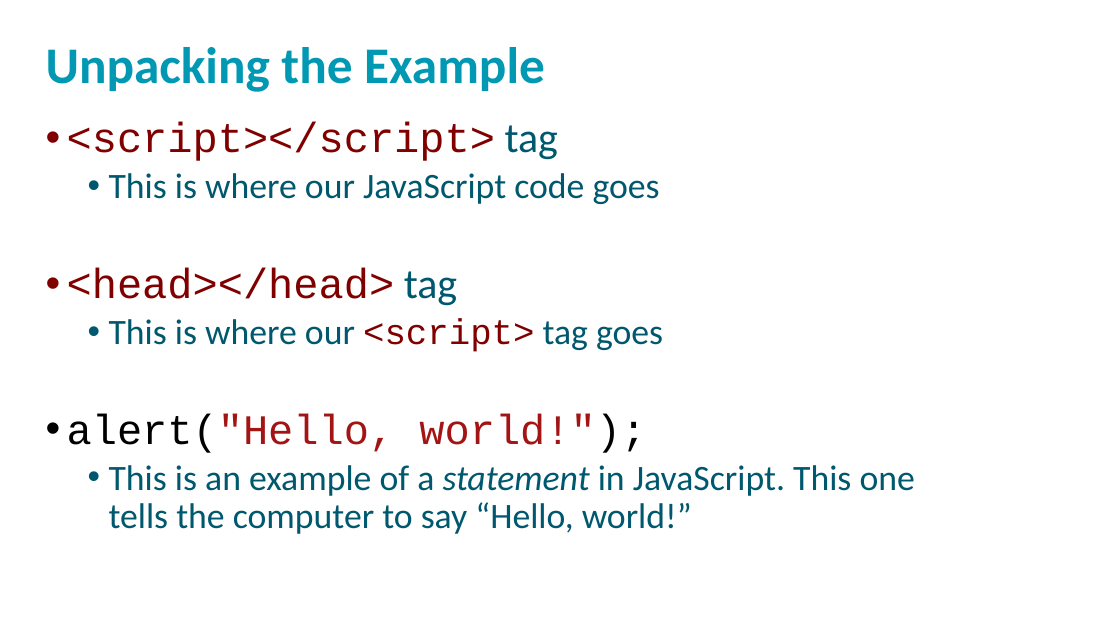
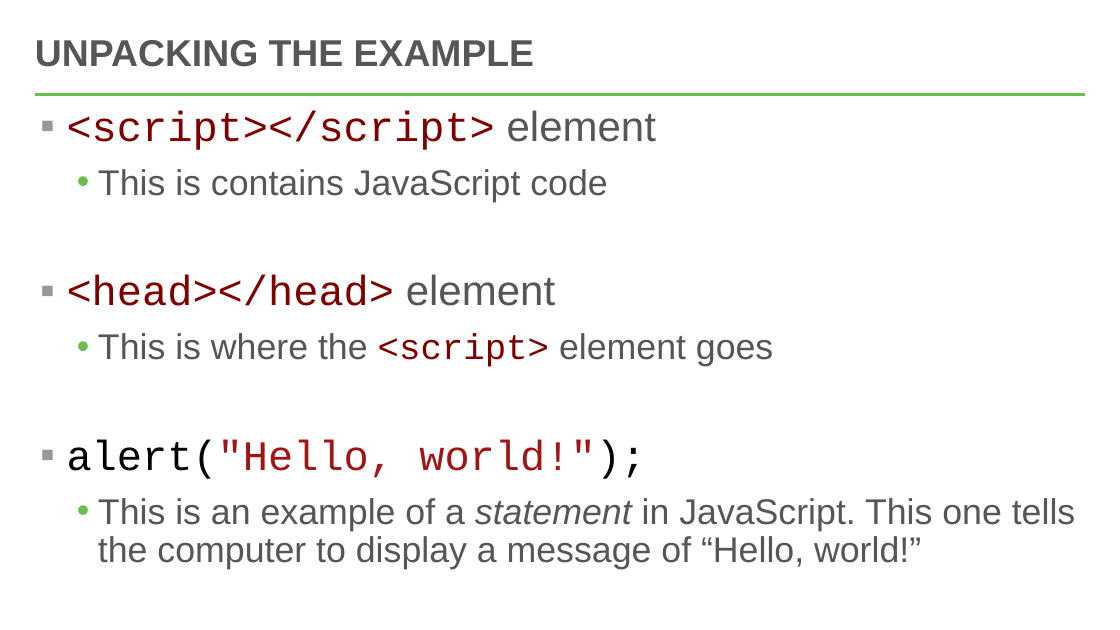
Before and after one commit to hytechclub/web-102, a slide deck: slide 6 of Week02/IntroductionToJavaScript.pptx. Drawn at 1120x630 pixels with LibreOffice and Linux fonts; fonts in the diff are those of the drawing; background and template pictures are left out. Boxes give left, top, right and bottom in pixels: in the first picture for what was removed or moved away, otherwise in the second. Text is boxed around its words. In the diff, an @@ line names an element or a change of style, - is before the commit and + after.

```diff
--- a/Week02/IntroductionToJavaScript.pptx
+++ b/Week02/IntroductionToJavaScript.pptx
@@ title "UNPACKING THE EXAMPLE" at bbox=[35, 40, 534, 67]: vertical alignment top to middle @@
@@ title at bbox=[35, 40, 534, 67]: text changed; size 44 to 32 pt; font Calibri to Arial; text colour #0098B2 to #56565A @@
-Unpacking the Example
+UNPACKING THE EXAMPLE
@@ text "<script></script> element": place and size @@
-text "<script></script> element" at bbox=[67, 122, 915, 534]
+text "<script></script> element" at bbox=[67, 110, 1075, 570]
@@ line added from (35, 94) to (1086, 94), #54C8E8 2.25 pt @@
@@ text at bbox=[67, 110, 773, 367]: text changed; font Calibri to Arial; text colour #00586E to #56565A @@
-• <script></script> tag
-  • This is where our JavaScript code goes
-• <head></head> tag
-  • This is where our <script> tag goes
+▪ <script></script> element
+  • This is contains JavaScript code
+▪ <head></head> element
+  • This is where the <script> element goes
@@ text at bbox=[67, 439, 646, 479]: bullet • to ▪; more space between paragraphs @@
@@ text at bbox=[98, 498, 1075, 570]: text changed; font Calibri to Arial; text colour #00586E to #56565A @@
-  • This is an example of a statement in JavaScript. This one tells the computer to say “Hello, world!”
+  • This is an example of a statement in JavaScript. This one tells the computer to display a message of “Hello, world!”
```
Also in this commit, not shown: 7 other slides changed, 11 slides removed, 4 other files.
